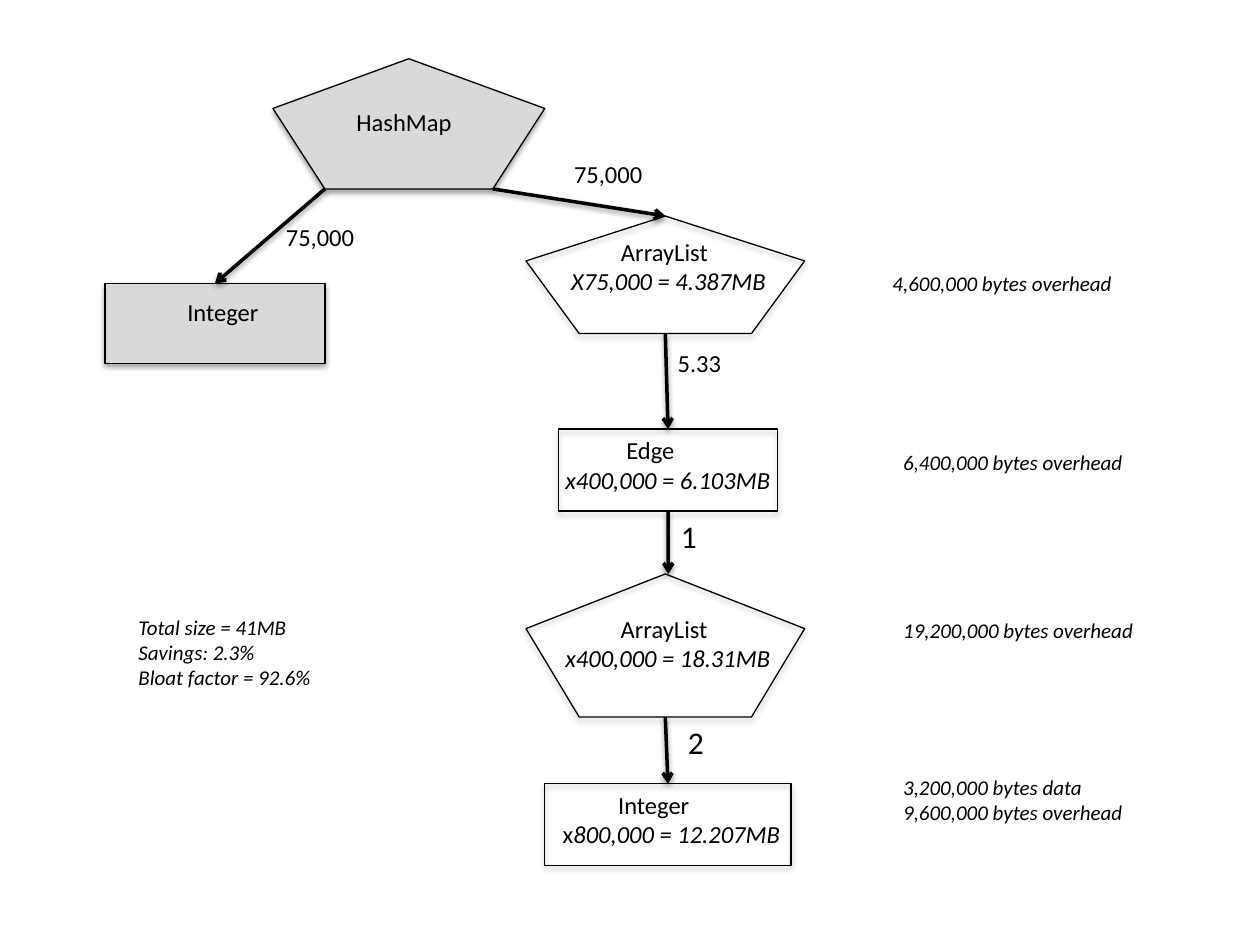
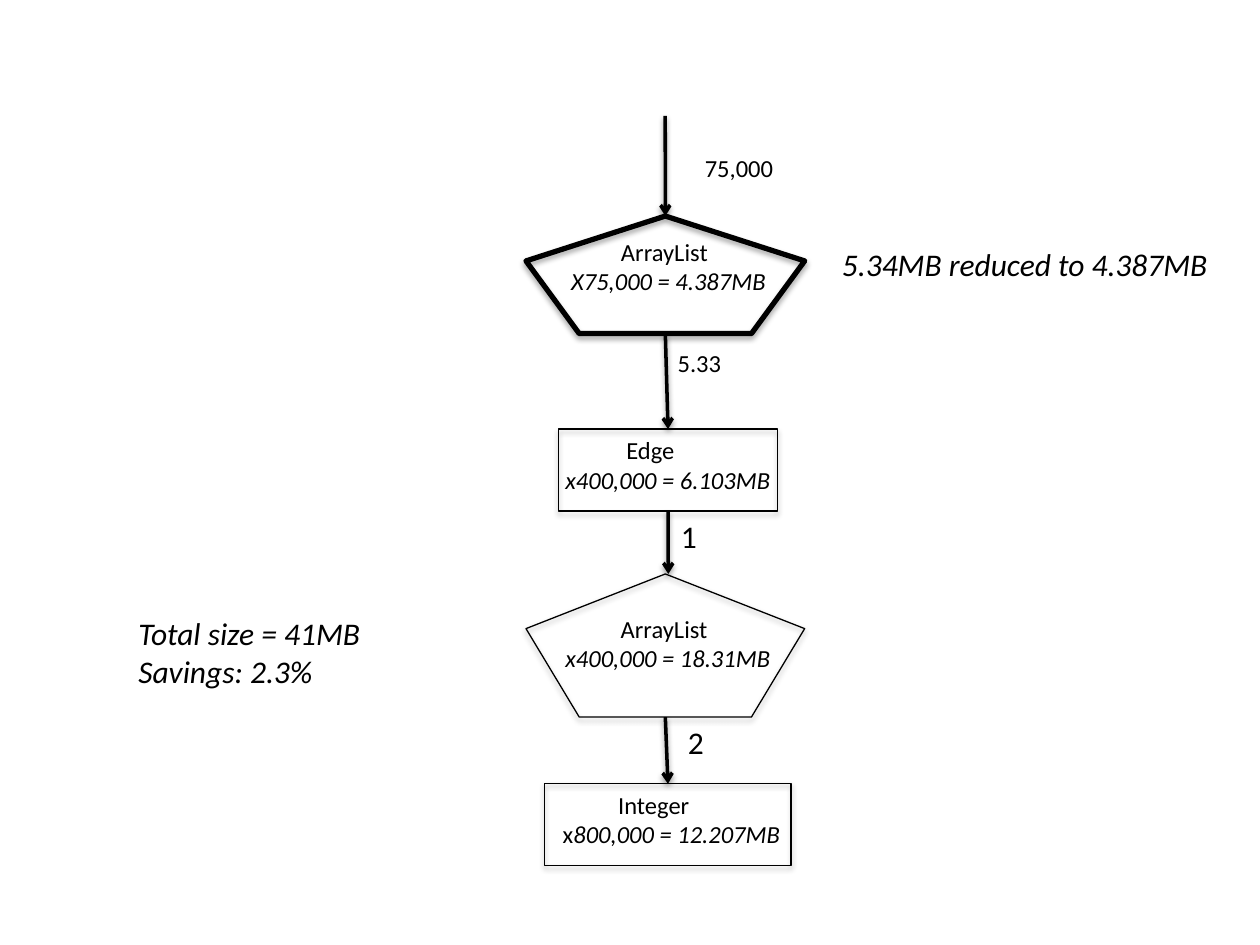
Before and after one commit to TheRuncibleTuner/bloatbook, a slide deck: slide 1 of part3/Figures/empty-array.pptx. Drawn at 1260x945 pixels with LibreOffice and Linux fonts; fonts in the diff are those of the drawing. Boxes give left, top, right and bottom in pixels: in the first picture for what was removed or moved away, otherwise in the second. Text is boxed around its words. In the diff, an @@ line names an element or a change of style, - is before the commit and + after.

```diff
--- a/part3/Figures/empty-array.pptx
+++ b/part3/Figures/empty-array.pptx
@@ pentagon removed at box(273, 59, 546, 189) @@
@@ text removed at box(356, 114, 451, 135) @@
-HashMap
@@ arrow moved from (493, 189) - (665, 215) to (665, 116) - (665, 215) @@
@@ text "75,000": place and size @@
-text "75,000" at box(574, 167, 642, 186)
+text "75,000" at box(705, 161, 773, 180)
@@ arrow removed from (325, 189) to (215, 284) @@
@@ text removed at box(286, 226, 354, 249) @@
-75,000
@@ pentagon at box(525, 215, 804, 333): outline #000000 0.75 pt to #000000 3 pt @@
@@ text at box(842, 254, 1208, 277): text changed; size 12 to 18 pt @@
-4,600,000 bytes overhead
+5.34MB reduced to 4.387MB
@@ rectangle removed at box(105, 284, 325, 363) @@
@@ text removed at box(187, 305, 258, 326) @@
-Integer
@@ text removed at box(903, 455, 1123, 474) @@
-6,400,000 bytes overhead
@@ text "Total size = 41MB" at box(138, 623, 360, 689): size 12 to 18 pt @@
@@ text removed at box(903, 623, 1133, 642) @@
-19,200,000 bytes overhead
@@ text at box(138, 670, 310, 688): paragraph removed @@
-Bloat factor = 92.6%
@@ text removed at box(903, 780, 1123, 824) @@
-3,200,000 bytes data
-9,600,000 bytes overhead
```
Also in this commit, not shown: 2 other files.
